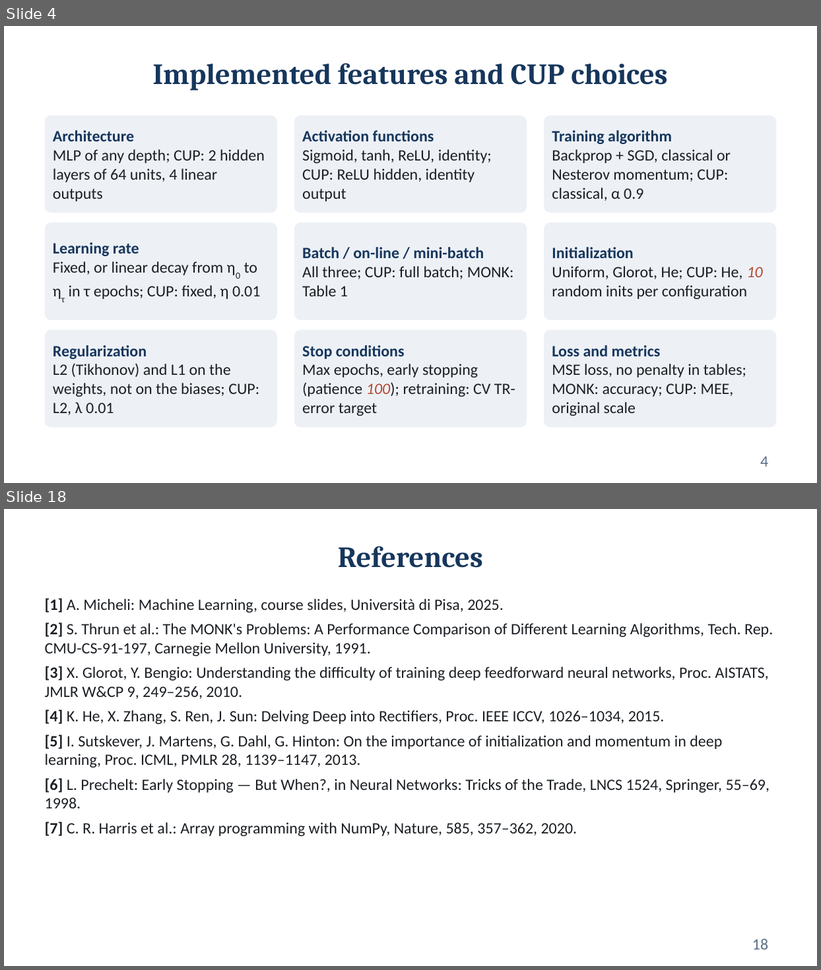
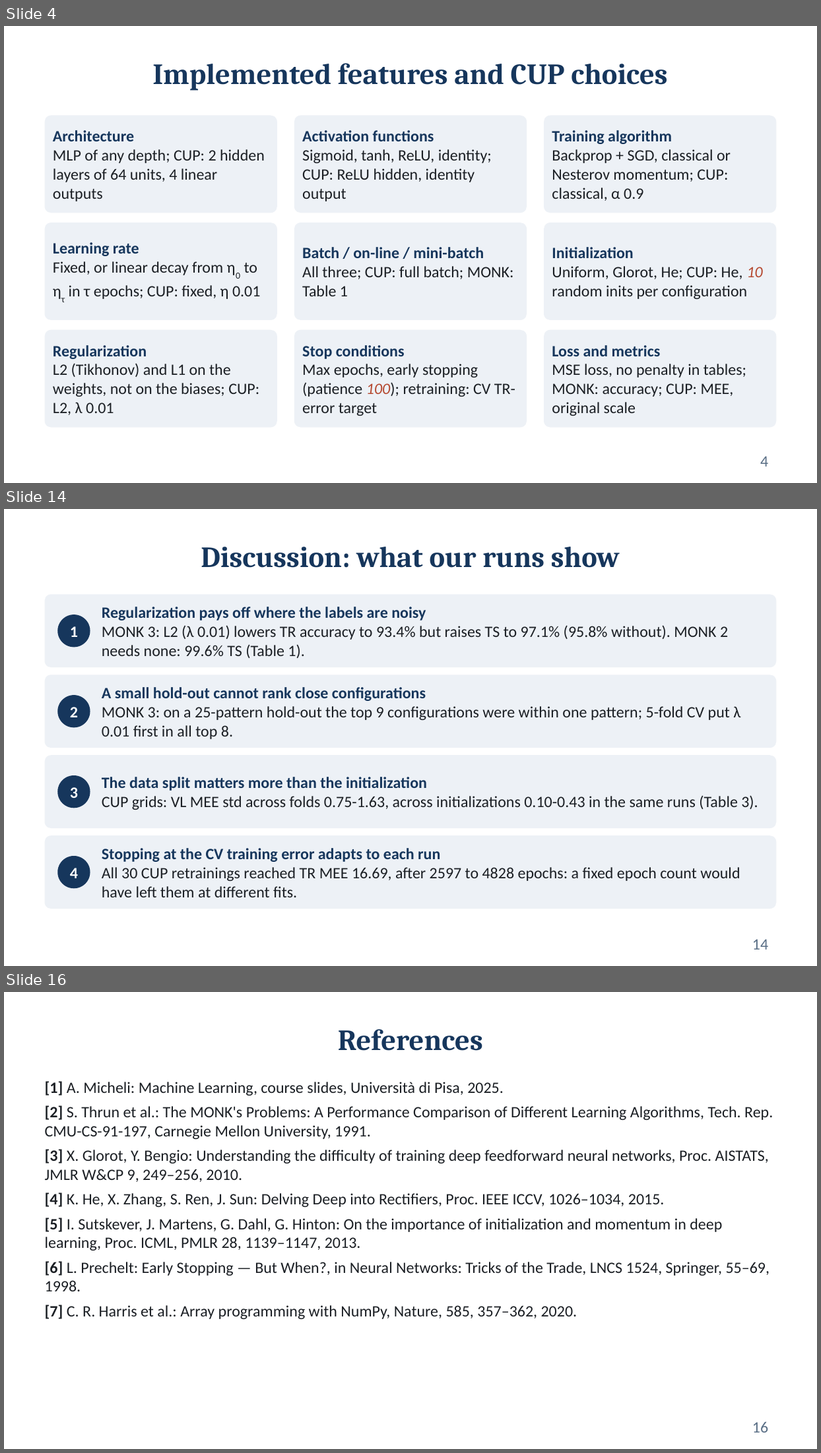
Before and after one commit to Fred-ef/ml_proj, a slide deck: Federico_Cristofaro_ML-2025_slides.pptx. Shown one above the other, each under a label of ours: slides 4 and 18 before the commit, slides 4, 14 and 16 after it; the slides between them are not shown. The pictures are 821x970 and 821x1453 pixels, drawn with LibreOffice and Linux fonts; fonts in the diff are those of the drawing. Boxes give left, top, right and bottom in pixels: in the first picture for what was removed or moved away, otherwise in the second. Text is boxed around its words. In the diff, an @@ line names an element or a change of style, - is before the commit and + after.

```diff
--- a/Federico_Cristofaro_ML-2025_slides.pptx
+++ b/Federico_Cristofaro_ML-2025_slides.pptx
@@ slide 14 added at (4,509,817,966), background #FFFFFF @@
@@ title added at (201,547,620,568), 26 pt, text #16365C, bold @@
+Discussion: what our runs show
@@ rounded rectangle added at (45,594,776,667), fill #EDF1F6 @@
@@ text added at (102,607,728,658), 14 pt, text #1B1F24 @@
+Regularization pays off where the labels are noisy
+MONK 3: L2 (λ 0.01) lowers TR accuracy to 93.4% but raises TS to 97.1% (95.8% without). MONK 2 needs none: 99.6% TS (Table 1).
@@ ellipse added at (57,615,90,647), fill #16365C @@
@@ text added at (70,626,78,637), 14 pt, text #FFFFFF, bold @@
+1
@@ rounded rectangle added at (45,675,776,748), fill #EDF1F6 @@
@@ ellipse added at (57,695,90,727), fill #16365C @@
@@ text added at (102,687,741,739), 14 pt, text #1B1F24 @@
+A small hold-out cannot rank close configurations
+MONK 3: on a 25-pattern hold-out the top 9 configurations were within one pattern; 5-fold CV put λ 0.01 first in all top 8.
@@ text added at (70,707,78,718), 14 pt, text #FFFFFF, bold @@
+2
@@ rounded rectangle added at (45,755,776,828), fill #EDF1F6 @@
@@ ellipse added at (57,776,90,808), fill #16365C @@
@@ text added at (102,777,758,810), 14 pt, text #1B1F24 @@
+The data split matters more than the initialization
+CUP grids: VL MEE std across folds 0.75-1.63, across initializations 0.10-0.43 in the same runs (Table 3).
@@ text added at (70,788,78,798), 14 pt, text #FFFFFF, bold @@
+3
@@ rounded rectangle added at (45,836,776,909), fill #EDF1F6 @@
@@ ellipse added at (57,856,90,889), fill #16365C @@
@@ text added at (102,848,740,898), 14 pt, text #1B1F24 @@
+Stopping at the CV training error adapts to each run
+All 30 CUP retrainings reached TR MEE 16.69, after 2597 to 4828 epochs: a fixed epoch count would have left them at different fits.
@@ text added at (70,868,78,879), 14 pt, text #FFFFFF, bold @@
+4
@@ page number added at (752,939,768,950), 14 pt, text #5A6F86 @@
+14
@@ what was slide 18 is now slide 16 @@
@@ page number at (752,1422,768,1433): text changed @@
-18
+16
```
Also in this commit, not shown: 10 slides changed, 4 other slides added, 10 slides removed, 1 other file.
